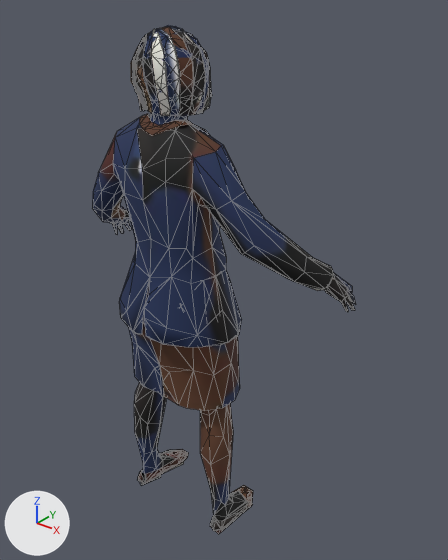
Two versions of the glTF model public/models/humans/npc_woman_office_suit_lod1.glb, one commit apart.
Rendered twice from a 50 mm camera at (1.147, -1.186, 1.669) aimed at (0.065, 0.166, 0.831). The axes (+X, +Y, +Z) are drawn at lower left. The lights are the same throughout. The older version comes first. Mesh edges are drawn as thin lines. Vertices at exactly the same position are counted once.

Objects in the first picture: 'npc_woman_office_suit_lod1'.
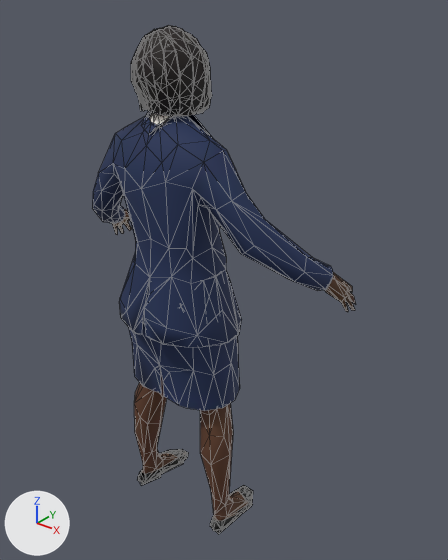
What the commit changed:
me_npc_woman_office_suit_001 is used by ob_npc_woman_office_suit_lod1; location (0.0, 0.0, 0.0).
me_npc_woman_office_suit_001 had 1396 vertices, 2000 faces and spanned x -0.48..0.48, y -0.13..0.29, z -0.01..1.56.
me_npc_woman_office_suit_001 now has 1400 vertices, 2000 faces and spans x -0.48..0.48, y -0.13..0.29, z -0.01..1.56.
Part 1, on me_npc_woman_office_suit_001:
42 vertices are removed from x -0.19..0.18, y -0.09..0.14, z 1.14..1.52.
130 faces are deleted.
8 vertices move from x 0.04..0.16, y -0.05..0.16, z 1.14..1.36 to x 0.03..0.17, y -0.04..0.16, z 1.16..1.35.
48 vertices are added at x -0.18..0.19, y -0.1..0.14, z 1.18..1.51.
134 new faces join them.
me_npc_woman_office_suit_001 part 2: 1666 kept faces spanning x -0.48..0.48, y -0.13..0.29, z -0.01..1.56 get new texture (UV) coordinates.
Other edits to the shape of me_npc_woman_office_suit_001 do not show in these pictures.

Changed parts and their boxes (x1, y1, x2, y2) in the pictures (448 x 560 px; the box of a moved part takes in the faces that stretch with it):
part 1 of me_npc_woman_office_suit_001, moved or reshaped: (99, 36, 245, 248) in both
part 2 of me_npc_woman_office_suit_001, surface changed: (98, 25, 356, 534) in both
